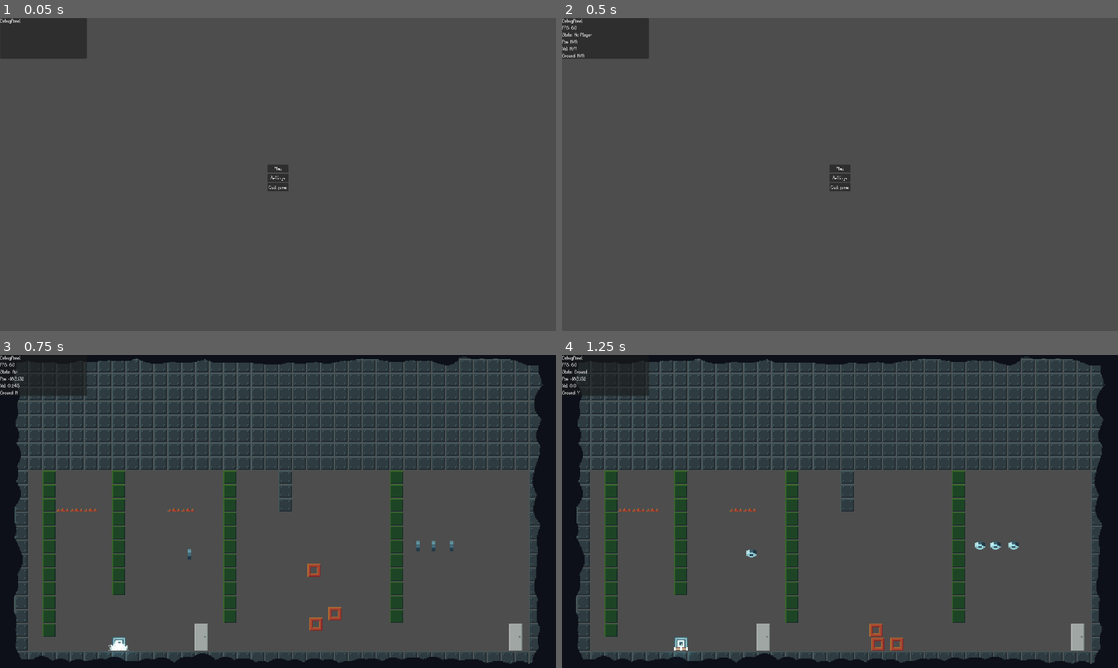
Above: before the commit, frames 1-4 (two rows, left to right).
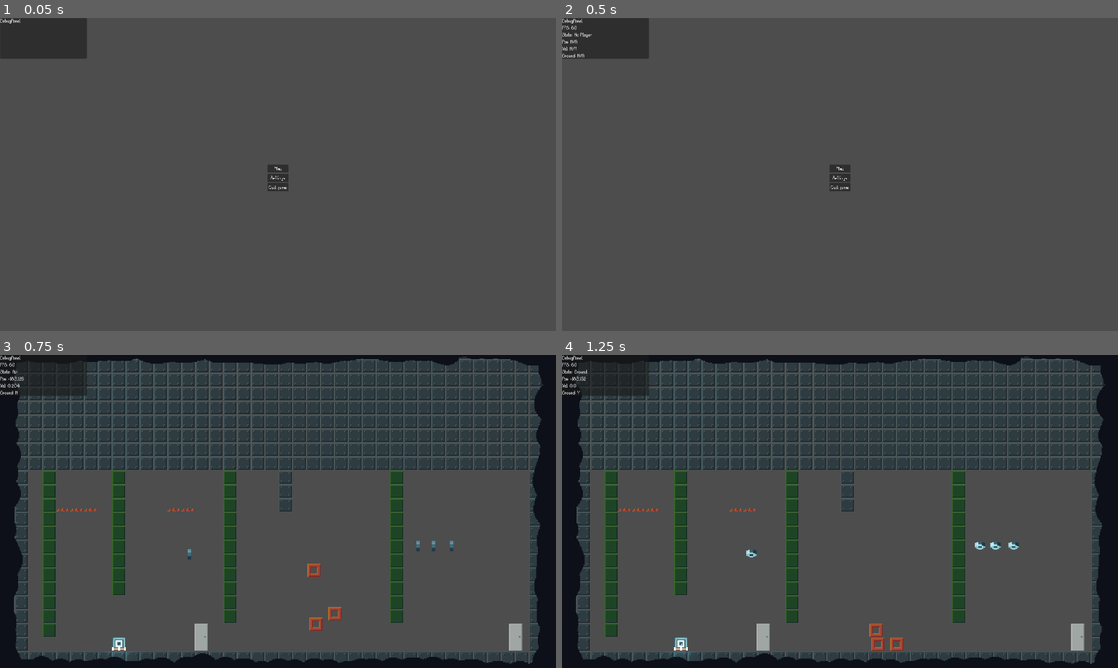
Above: after the commit, the same moments.

Repository: LeZellus/pistonprecision
Game: Godot game, scene res://scenes/worlds/MainScene.tscn
Same seed, same stepped clock (60 frames per second), same inputs: the game is played once before the commit and once after it.
Inputs:
- Up to frame 1 (0.05 s): no input
- Up to frame 2 (0.5 s): no input
- Up to frame 3 (0.75 s): click "Play" at 0.5 s
- Up to frame 4 (1.25 s): no input

Frames 1-2 are identical in both runs. In frame 3, less than 0.1% of the frame differs, in the area x 2-24%, y 6-95%; in frame 4, nothing differs.

Commit message:
fix death state

Diff:
--- a/scripts/player/Player.gd
+++ b/scripts/player/Player.gd
@@ -45,6 +45,15 @@
 	if Input.is_key_pressed(KEY_F6):
 		print("🔥 MORT FORCÉE PAR F6")
 		trigger_death()
+
+	# TEST 2: Respawn manuel (R)
+	if Input.is_key_pressed(KEY_F7): # Entrée
+		print("🔄 RESPAWN MANUEL FORCÉ")
+		sprite.visible = true
+		sprite.modulate.a = 1.0
+		global_position = Vector2(0, 100)
+		velocity = Vector2.ZERO
+		print("Sprite visible: %s, Position: %v" % [sprite.visible, global_position])
 
 func _setup_components():
 	# COMPOSANTS CORE
--- a/scripts/player/states/DeathState.gd
+++ b/scripts/player/states/DeathState.gd
@@ -1,127 +1,105 @@
-# scripts/player/states/DeathState.gd - VERSION ULTRA-SIMPLIFIÉE
+# scripts/player/states/DeathState.gd - VERSION FINALE
 class_name DeathState
 extends State
 
-# === TIMER SIMPLE ===
-var respawn_timer: float = 0.0
-const RESPAWN_DELAY: float = 1.5  # Délai avant respawn automatique
+var death_timer: float = 0.0
 
 func _ready():
 	animation_name = "Death"
+	set_process(true)
 
 func enter() -> void:
 	super.enter()
-	respawn_timer = RESPAWN_DELAY
+	death_timer = 2.0  # 2 secondes avant respawn
 
-	print("=== DEATH STATE ACTIVÉ ===")
+	print("💀 Joueur mort - respawn dans 2 secondes")
 
-	# CACHER le joueur immédiatement
+	# Arrêter le mouvement et cacher le joueur
+	parent.velocity = Vector2.ZERO
 	parent.sprite.visible = false
-	parent.velocity = Vector2.ZERO
 
 	# Enregistrer la mort
-	_register_death()
-	_play_death_effects()
-
-	print("Joueur caché, timer de respawn: %f secondes" % RESPAWN_DELAY)
-
-func _register_death():
 	var game_manager = get_node_or_null("/root/GameManager")
 	if game_manager and game_manager.has_method("register_player_death"):
 		game_manager.register_player_death()
 
-func _play_death_effects():
-	ParticleManager.emit_death(parent.global_position, 1.5)
+	# Activer le process pour ce node
+	set_process(true)
 
-	if parent.camera and parent.camera.has_method("shake"):
-		parent.camera.shake(8.0, 0.6)
+func _process(delta: float):
+	death_timer -= delta
 
-	AudioManager.play_sfx("player/death", 0.8)
+	# Quand le timer est écoulé
+	if death_timer <= 0:
+		print("✨ Respawn du joueur")
+		set_process(false)  # Arrêter le process
+		_respawn_player()
 
-func process_frame(delta: float) -> State:
-	# TIMER SIMPLE
-	respawn_timer -= delta
+		# Transition vers AirState
+		var air_state = parent.state_machine.get_node("AirState")
+		if air_state:
+			parent.state_machine.change_state(air_state)
+		else:
+			# Fallback vers GroundState
+			var ground_state = parent.state_machine.get_node("GroundState")
+			if ground_state:
+				parent.state_machine.change_state(ground_state)
 
-	if respawn_timer <= 0:
-		print("=== TIMER ÉCOULÉ - DÉBUT RESPAWN ===")
-		_do_immediate_respawn()
-		return parent.state_machine.get_node("AirState")  # Transition immédiate
+func _respawn_player():
+	# Position de respawn intelligente
+	var respawn_pos = _get_respawn_position()
 
-	return null
-
-func _do_immediate_respawn():
-	"""Respawn immédiat et simple"""
-	print("_do_immediate_respawn() appelé")
-
-	# 1. TROUVER POSITION DE SPAWN
-	var spawn_position = _get_respawn_position()
-	print("Position de respawn trouvée: %v" % spawn_position)
-
-	# 2. TÉLÉPORTER LE JOUEUR
-	parent.global_position = spawn_position
+	# Téléporter le joueur
+	parent.global_position = respawn_pos
 	parent.velocity = Vector2.ZERO
 
-	# 3. RENDRE VISIBLE
+	# Rendre visible
 	parent.sprite.visible = true
 	parent.sprite.modulate.a = 1.0
 
-	# 4. RESET ÉTAT
+	# Immunité temporaire
 	parent.start_respawn_immunity()
 
-	print("=== RESPAWN TERMINÉ - JOUEUR VISIBLE ===")
-	print("Position finale: %v" % parent.global_position)
-	print("Sprite visible: %s" % parent.sprite.visible)
-
 func _get_respawn_position() -> Vector2:
-	"""Trouve la position de respawn (simplifié)"""
+	"""Trouve la meilleure position de respawn"""
 
 	# PRIORITÉ 1: Checkpoint door
 	var game_manager = get_node_or_null("/root/GameManager")
 	if game_manager and game_manager.has_checkpoint():
 		var door_id = game_manager.get_last_door_id()
-		print("Checkpoint door trouvé: %s" % door_id)
-
 		var door = _find_door_by_id(door_id)
 		if door:
-			print("Door trouvée: %s" % door.door_id)
 			return door.get_spawn_position()
-		else:
-			print("Door '%s' introuvable dans la scène" % door_id)
 
 	# PRIORITÉ 2: SpawnPoint par défaut
 	var spawn_manager = get_node_or_null("/root/SpawnManager")
 	if spawn_manager:
 		var spawn_pos = spawn_manager.get_default_spawn_position()
-		print("SpawnPoint par défaut: %v" % spawn_pos)
 		if spawn_pos != Vector2.ZERO:
 			return spawn_pos
 
 	# FALLBACK: Position fixe
-	print("FALLBACK: Position par défaut")
-	return Vector2(0, 0)
+	return Vector2(0, 100)
 
 func _find_door_by_id(door_id: String) -> Door:
-	"""Recherche simple de door"""
+	"""Recherche une door par son ID"""
 	var doors = get_tree().get_nodes_in_group("doors")
-	print("Recherche door '%s' parmi %d doors" % [door_id, doors.size()])
+	for door in doors:
+		if door is Door and door.door_id == door_id:
+			return door
+	return null
 
-	for door in doors:
-		if door is Door:
-			print("Door trouvée: '%s'" % door.door_id)
-			if door.door_id == door_id:
-				return door
-
+func process_frame(delta: float) -> State:
+	# Plus utilisé, on utilise _process() à la place
 	return null
 
 func process_physics(_delta: float) -> State:
-	# Immobiliser le joueur pendant la mort
+	# Immobiliser pendant la mort
 	parent.velocity = Vector2.ZERO
 	parent.move_and_slide()
 	return null
 
 func exit() -> void:
-	print("=== SORTIE DE DEATH STATE ===")
-	# S'assurer que le joueur est visible
-	if parent.sprite:
-		parent.sprite.visible = true
-		parent.sprite.modulate.a = 1.0
+	# Arrêter le process et s'assurer que le joueur est visible
+	set_process(false)
+	parent.sprite.visible = true
--- a/scripts/player/states/StateMachine.gd
+++ b/scripts/player/states/StateMachine.gd
@@ -16,10 +16,18 @@
 			push_error("StateMachine: starting_state invalide!")
 
 func change_state(new_state: State) -> void:
+	print("🔄 StateMachine: Changement d'état")
+	print("  Ancien état: %s" % (current_state.get_script().get_global_name() if current_state else "Aucun"))
+	print("  Nouvel état: %s" % (new_state.get_script().get_global_name() if new_state else "Aucun"))
+
 	if current_state:
+		print("  Sortie de l'ancien état...")
 		current_state.exit()
+
 	current_state = new_state
+	print("  Entrée dans le nouvel état...")
 	current_state.enter()
+	print("✅ Changement d'état terminé")
 
 func process_physics(delta: float) -> void:
 	var new_state = current_state.process_physics(delta)
